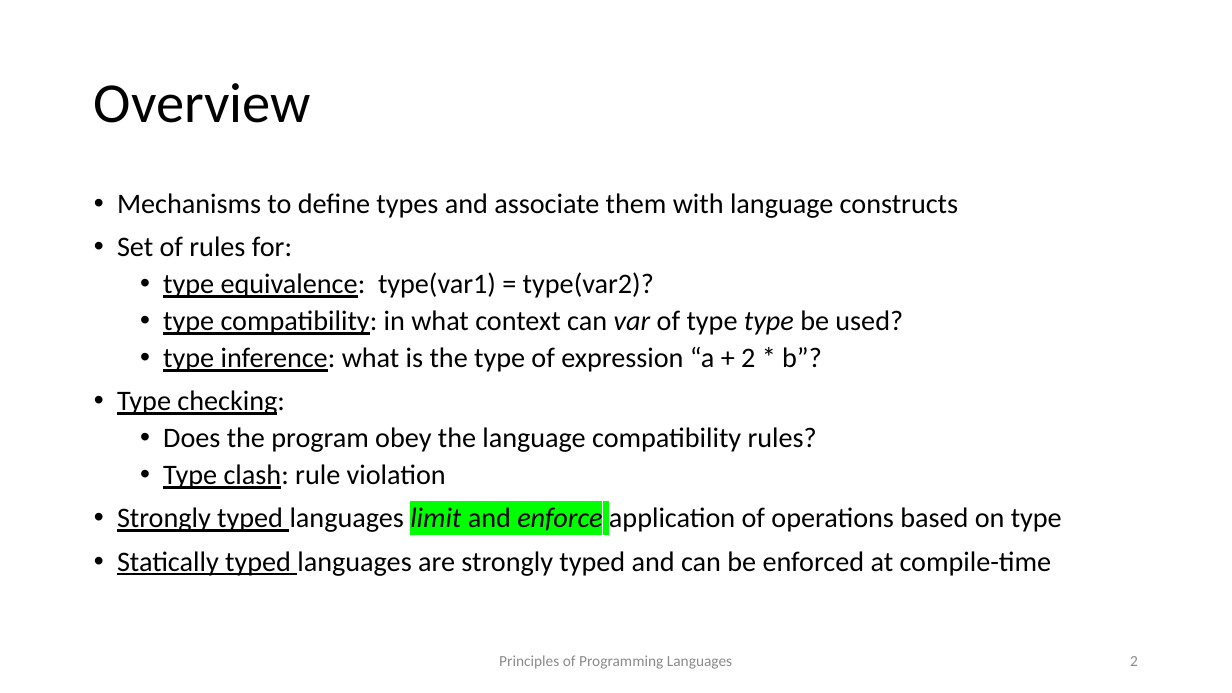
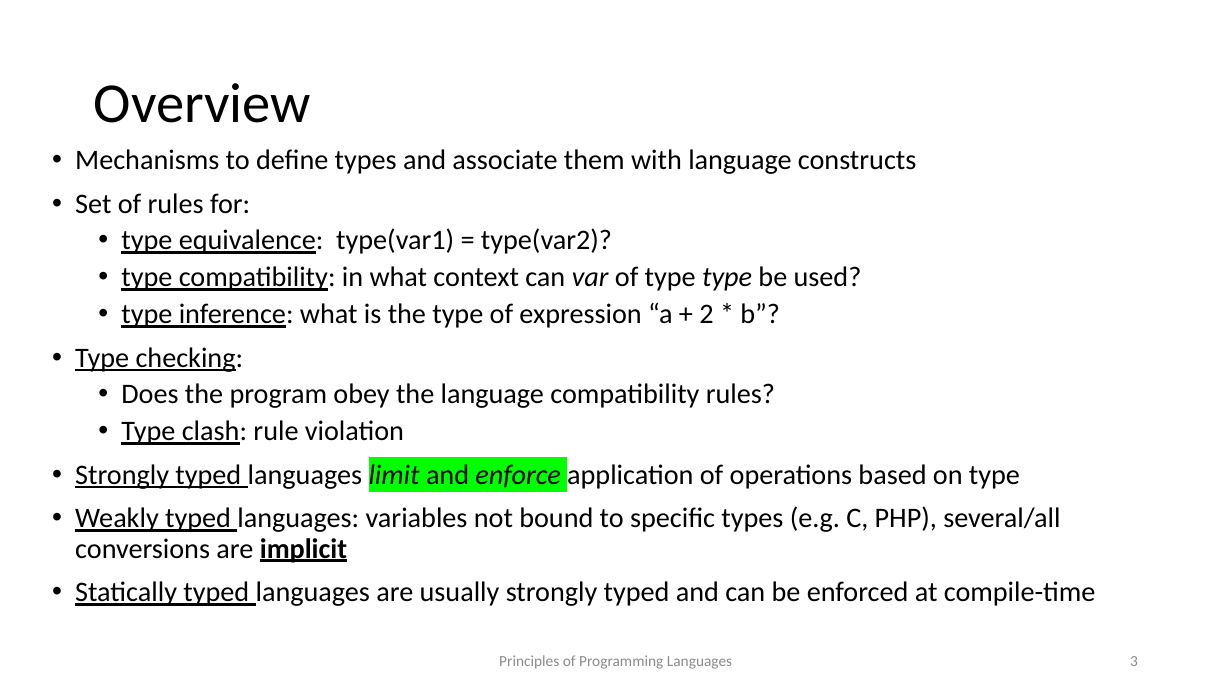
Before and after one commit to kongm/pl-design, a slide deck: slide 3 of C7-TypeSystems.pptx (slide 2 before the commit). Drawn at 1232x693 pixels with LibreOffice and Linux fonts; fonts in the diff are those of the drawing. Boxes give left, top, right and bottom in pixels: in the first picture for what was removed or moved away, otherwise in the second. Text is boxed around its words. In the diff, an @@ line names an element or a change of style, - is before the commit and + after.

```diff
--- a/C7-TypeSystems.pptx
+++ b/C7-TypeSystems.pptx
@@ text "Mechanisms to define types and ...": place and size @@
-text "Mechanisms to define types and ..." at (117, 193, 1062, 576)
+text "Mechanisms to define types and ..." at (75, 149, 1096, 606)
@@ text at (75, 506, 1096, 606): text changed @@
-• Statically typed languages are strongly typed and can be enforced at compile-time
+• Weakly typed languages: variables not bound to specific types (e.g. C, PHP), several/all conversions are implicit
+• Statically typed languages are usually strongly typed and can be enforced at compile-time
@@ page number at (1130, 656, 1138, 666): text changed @@
-2
+3
```
Also in this commit, not shown: 15 other slides changed, 4 slides added, 32 other files.
